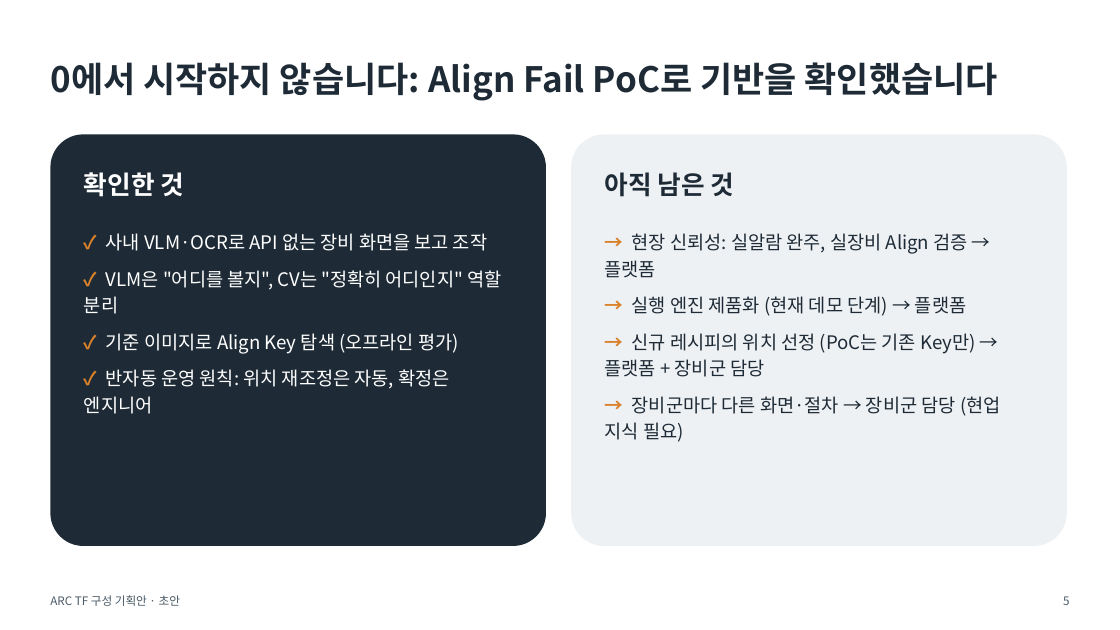
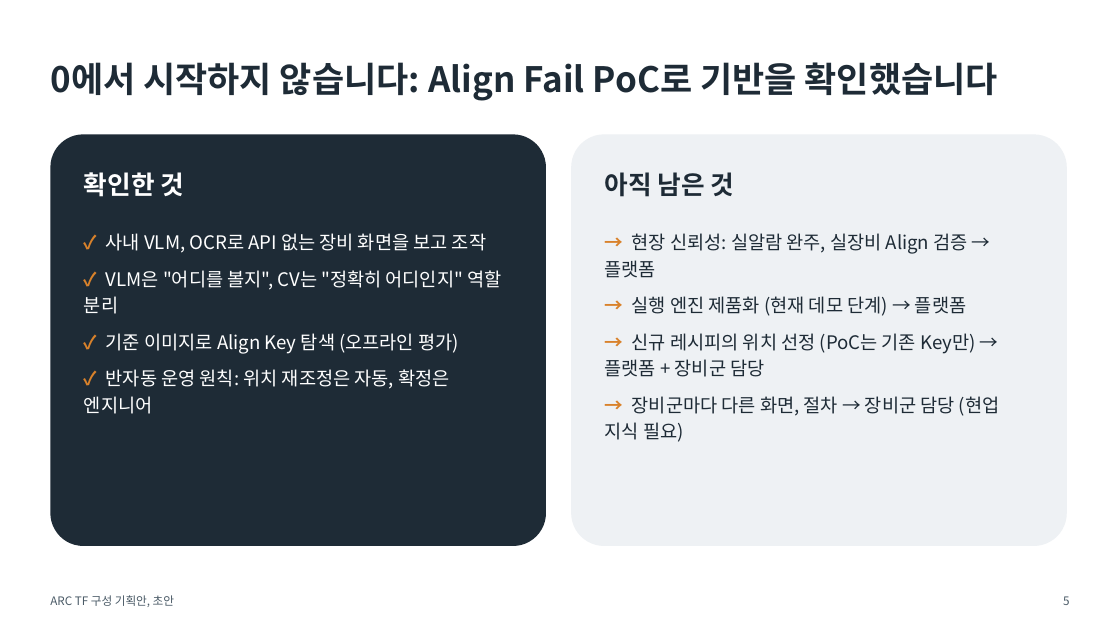
Before and after one commit to DarrenKoi/pm_notes, a slide deck: slide 5 of my-task/arc-tf/deliverables/arc-tf-proposal.pptx. Drawn at 1120x630 pixels with LibreOffice and Linux fonts; fonts in the diff are those of the drawing. Boxes give left, top, right and bottom in pixels: in the first picture for what was removed or moved away, otherwise in the second. Text is boxed around its words. In the diff, an @@ line names an element or a change of style, - is before the commit and + after.

```diff
--- a/my-task/arc-tf/deliverables/arc-tf-proposal.pptx
+++ b/my-task/arc-tf/deliverables/arc-tf-proposal.pptx
@@ text at <box>106,233,486,253</box>: text changed @@
-✓ 사내 VLM·OCR로 API 없는 장비 화면을 보고 조작
+✓ 사내 VLM, OCR로 API 없는 장비 화면을 보고 조작
@@ text at <box>605,396,1000,442</box>: text changed @@
-→ 장비군마다 다른 화면·절차 → 장비군 담당 (현업 지식 필요)
+→ 장비군마다 다른 화면, 절차 → 장비군 담당 (현업 지식 필요)
@@ text at <box>50,595,174,607</box>: text changed @@
-ARC TF 구성 기획안 · 초안
+ARC TF 구성 기획안, 초안
```
Also in this commit, not shown: 9 other slides changed, 28 other files.
